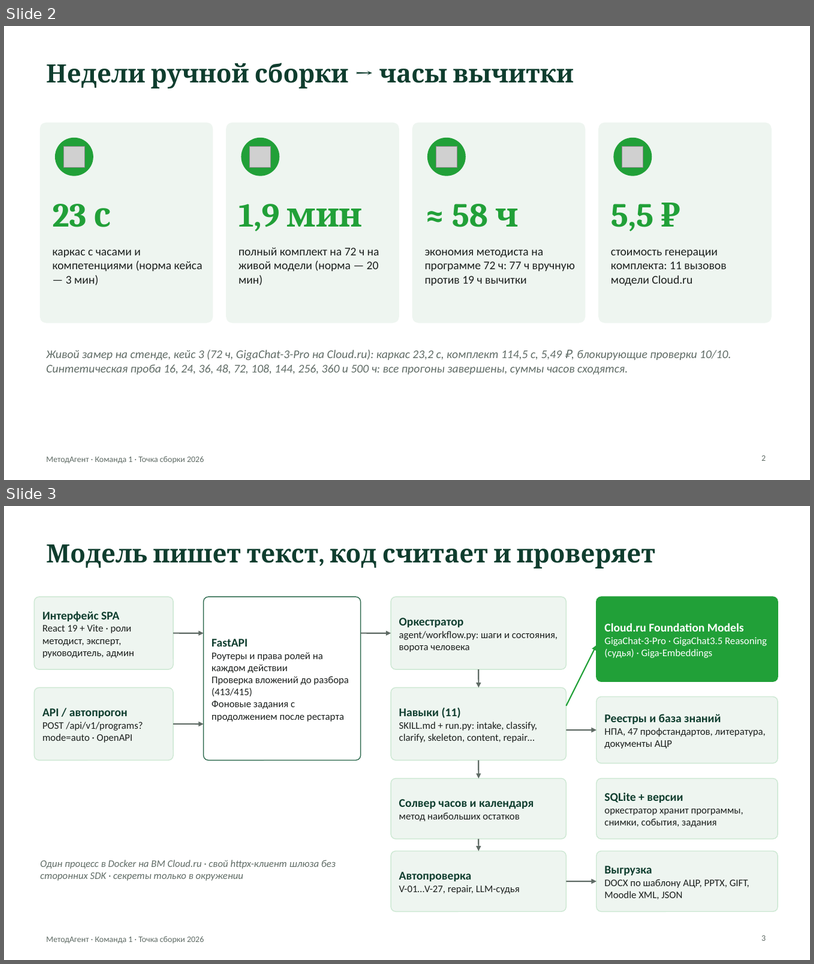
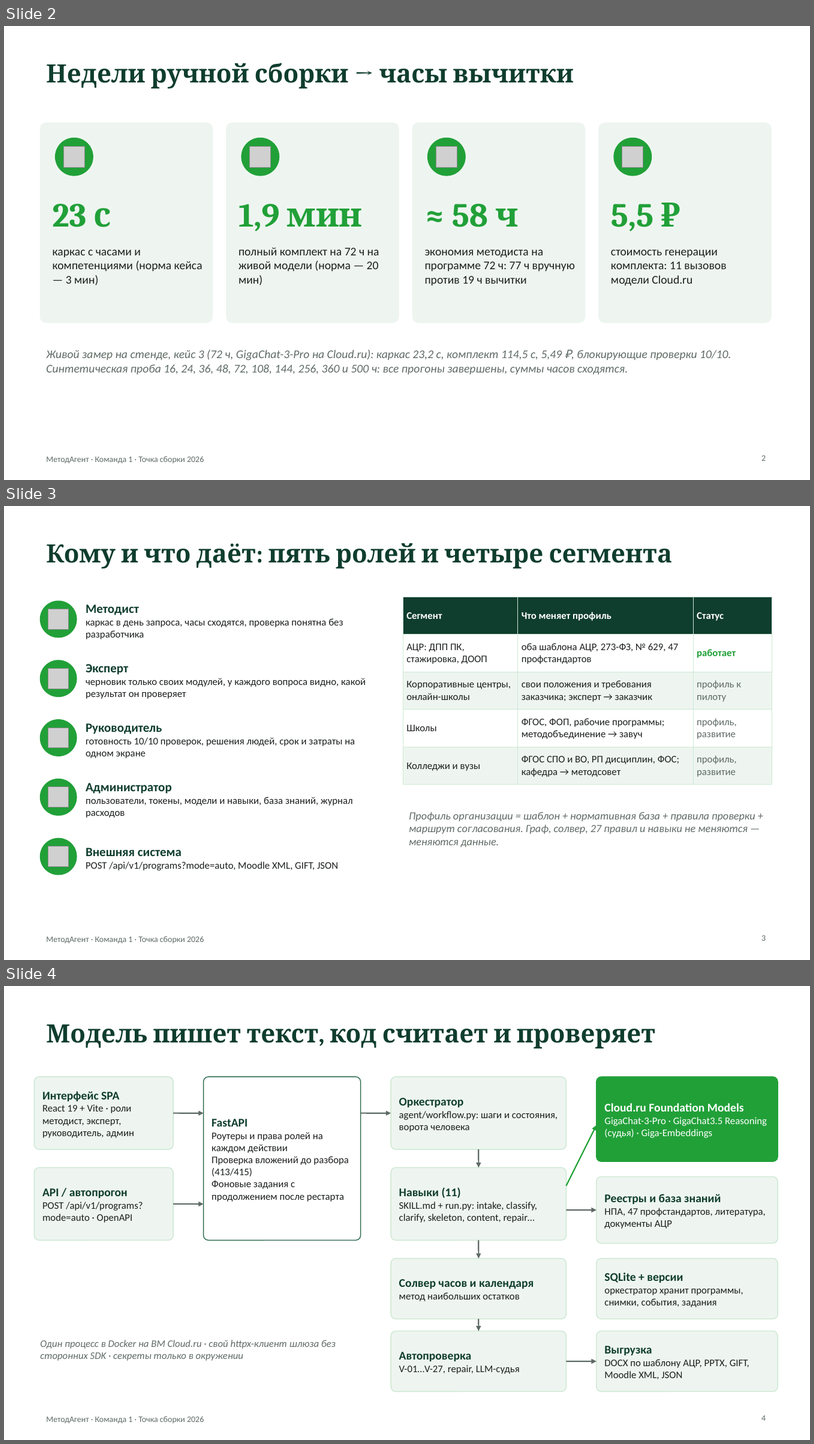
Before and after one commit to Fighter90/methodAgent, a slide deck: docs/defense/presentation.pptx. Shown one above the other, each under a label of ours: slides 2 and 3 before the commit, slides 2, 3 and 4 after it. The pictures are 814x964 and 814x1444 pixels, drawn with LibreOffice and Linux fonts; fonts in the diff are those of the drawing; grey boxes stand for pictures. Boxes give left, top, right and bottom in pixels: in the first picture for what was removed or moved away, otherwise in the second. Text is boxed around its words. In the diff, an @@ line names an element or a change of style, - is before the commit and + after.

Commit message:
Материалы к защите: слайд о ролях и сегментах, основание расчёта эффекта (замер против норм)

```diff
--- a/docs/defense/presentation.pptx
+++ b/docs/defense/presentation.pptx
@@ slide 3 added at bbox=[4, 506, 810, 960], background #FFFFFF; not listed: 1 template element that a slide beside it also shows @@
@@ title added at bbox=[46, 543, 673, 568], 30 pt, text #0F3D2E, bold @@
+Кому и что даёт: пять ролей и четыре сегмента
@@ ellipse added at bbox=[40, 601, 77, 637], fill #21A038, outline #21A038 1 pt @@
@@ picture added at bbox=[48, 609, 69, 630] @@
@@ text added at bbox=[86, 604, 343, 639], 12 pt, text #1B1F1D @@
+Методист
+каркас в день запроса, часы сходятся, проверка понятна без разработчика
@@ table added at bbox=[403, 597, 772, 779], 5 rows, 3 columns @@
+Сегмент | Что меняет профиль | Статус
+АЦР: ДПП ПК, стажировка, ДООП | оба шаблона АЦР, 273-ФЗ, № 629, 47 профстандартов | работает
+Корпоративные центры, онлайн-школы | свои положения и требования заказчика; эксперт → заказчик | профиль к пилоту
+Школы | ФГОС, ФОП, рабочие программы; методобъединение → завуч | профиль, развитие
+Колледжи и вузы | ФГОС СПО и ВО, РП дисциплин, ФОС; кафедра → методсовет | профиль, развитие
@@ ellipse added at bbox=[40, 660, 77, 697], fill #21A038, outline #21A038 1 pt @@
@@ picture added at bbox=[48, 668, 69, 688] @@
@@ text added at bbox=[86, 678, 366, 699], 12 pt, text #1B1F1D @@
+Эксперт
+черновик только своих модулей, у каждого вопроса видно, какой результат он проверяет
@@ ellipse added at bbox=[40, 720, 77, 756], fill #21A038, outline #21A038 1 pt @@
@@ picture added at bbox=[48, 727, 69, 748] @@
@@ text added at bbox=[86, 723, 355, 758], 12 pt, text #1B1F1D @@
+Руководитель
+готовность 10/10 проверок, решения людей, срок и затраты на одном экране
@@ ellipse added at bbox=[40, 779, 77, 815], fill #21A038, outline #21A038 1 pt @@
@@ picture added at bbox=[48, 787, 69, 807] @@
@@ text added at bbox=[86, 783, 353, 817], 12 pt, text #1B1F1D @@
+Администратор
+пользователи, токены, модели и навыки, база знаний, журнал расходов
@@ text added at bbox=[409, 811, 756, 847], 13 pt, text #5F6B65, italic @@
+Профиль организации = шаблон + нормативная база + правила проверки + маршрут согласования. Граф, солвер, 27 правил и навыки не меняются — меняются данные.
@@ ellipse added at bbox=[40, 838, 77, 874], fill #21A038, outline #21A038 1 pt @@
@@ picture added at bbox=[48, 846, 69, 867] @@
@@ text added at bbox=[86, 847, 338, 870], 12 pt, text #1B1F1D @@
+Внешняя система
+POST /api/v1/programs?mode=auto, Moodle XML, GIFT, JSON
@@ page number added at bbox=[762, 935, 766, 940], 10 pt, text #5F6B65 @@
+3
@@ what was slide 3 is now slide 4 @@
@@ page number at bbox=[762, 1415, 766, 1420]: text changed @@
-3
+4
```
Also in this commit, not shown: 1 slide changed, 4 other files.
